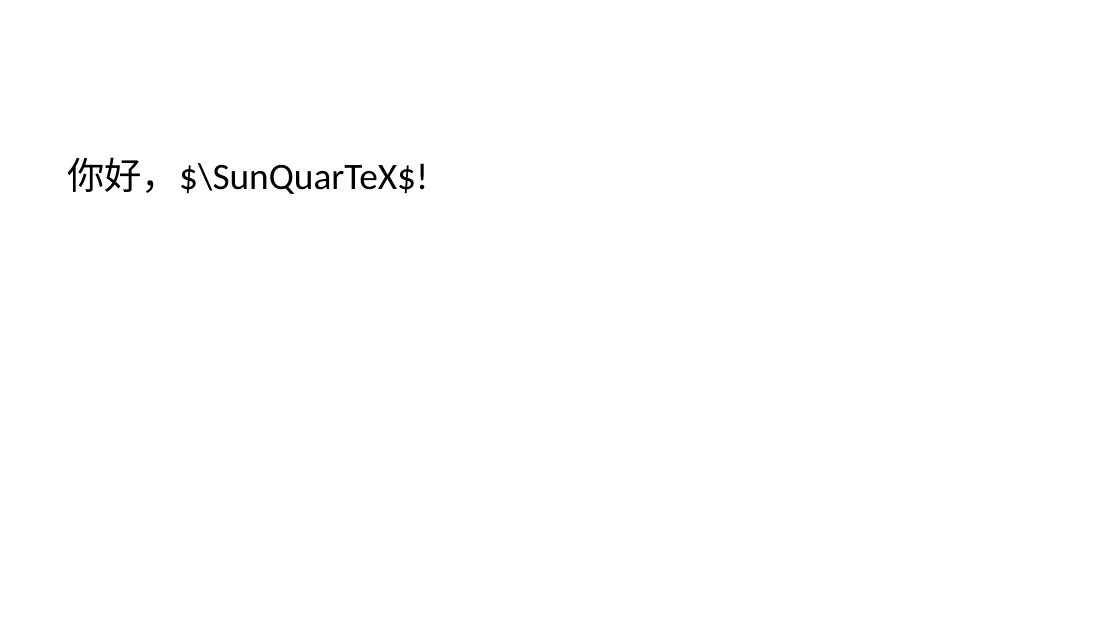
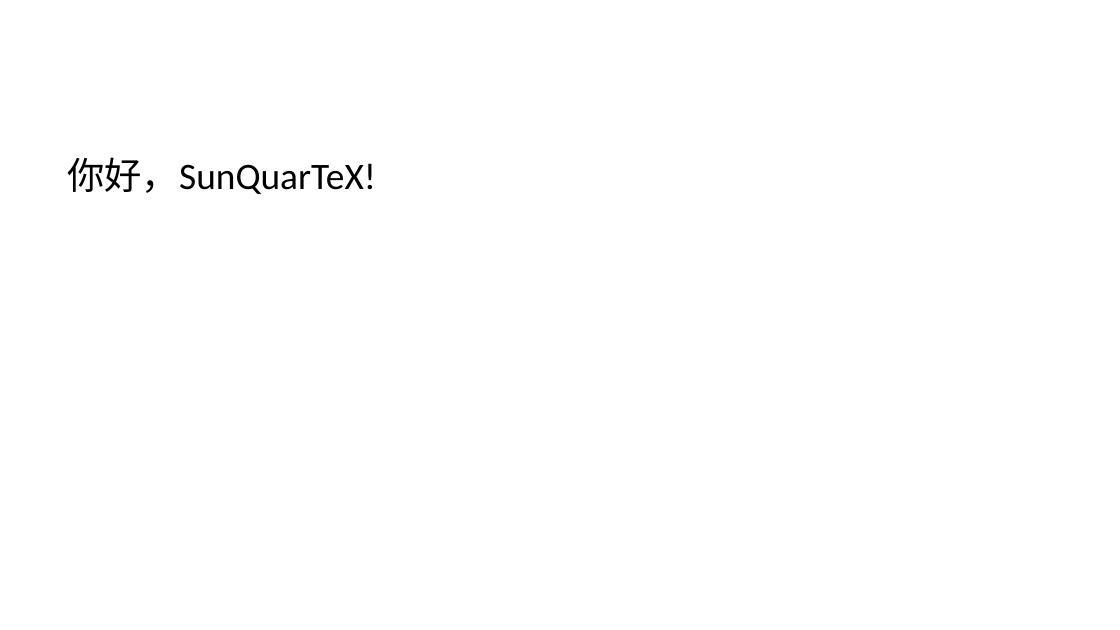
Before and after one commit to sun123zxy/sunquartex, a slide deck: slide 2 of examples/helloworld.pptx. Drawn at 1120x630 pixels with LibreOffice and Linux fonts; fonts in the diff are those of the drawing. Boxes give left, top, right and bottom in pixels: in the first picture for what was removed or moved away, otherwise in the second. Text is boxed around its words. In the diff, an @@ line names an element or a change of style, - is before the commit and + after.

```diff
--- a/examples/helloworld.pptx
+++ b/examples/helloworld.pptx
@@ text at <box>67,157,376,194</box>: text changed @@
-你好，$\SunQuarTeX$!
+你好，SunQuarTeX!
```
Also in this commit, not shown: 1 other slide changed, 39 other files.
